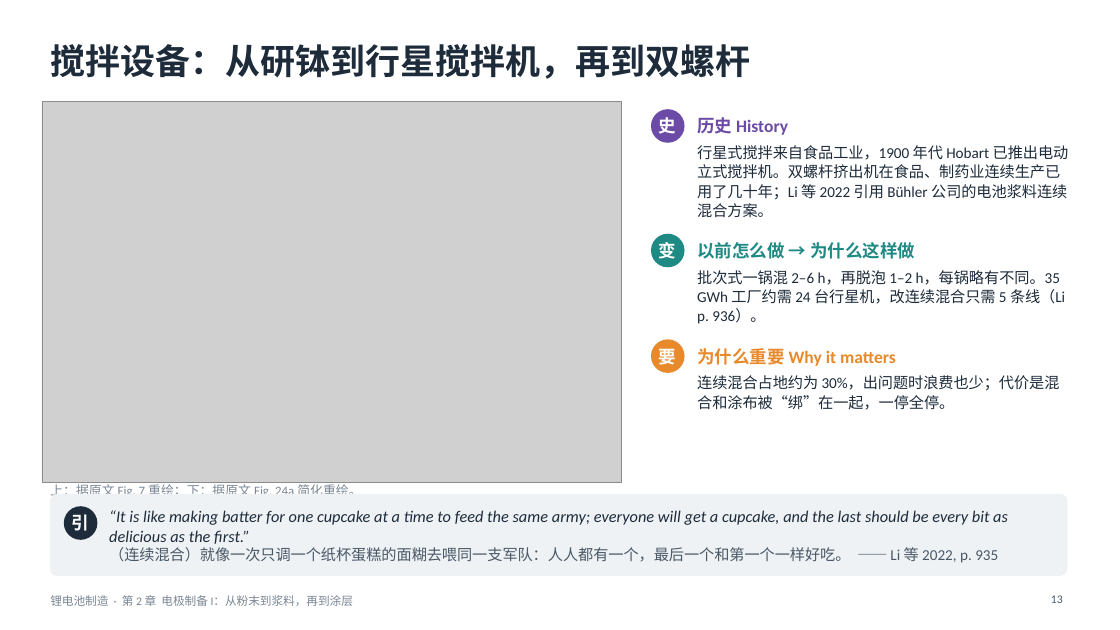
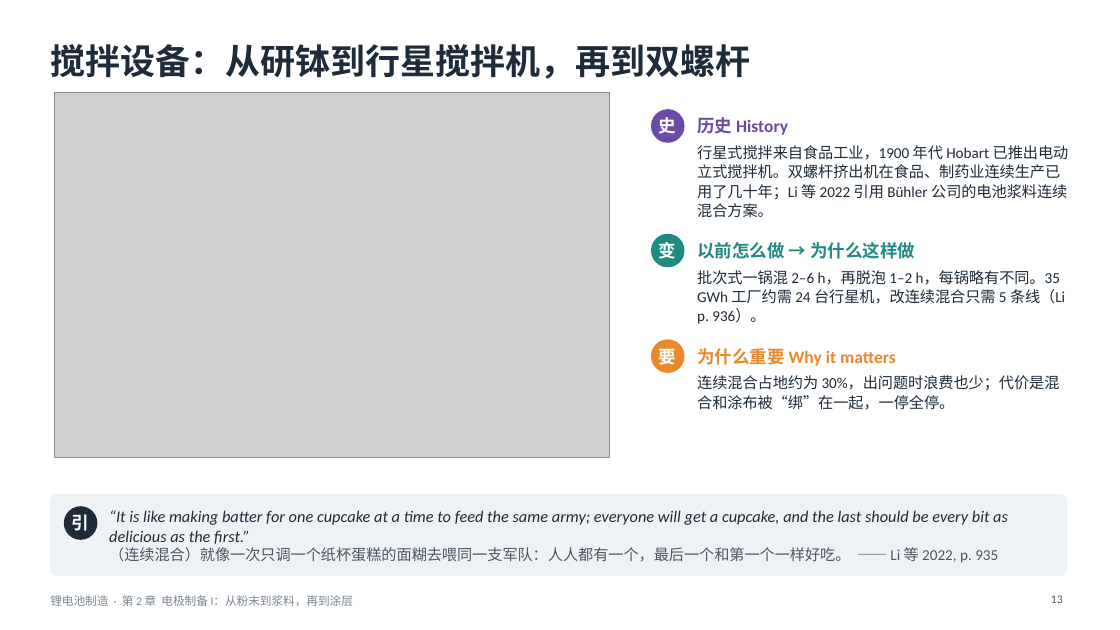
Before and after one commit to zhaoyuw44-lang/Trash, a slide deck: slide 13 of slides/decks/batmfg/batmfg_ch2.pptx. Drawn at 1120x630 pixels with LibreOffice and Linux fonts; fonts in the diff are those of the drawing; grey boxes stand for pictures. Boxes give left, top, right and bottom in pixels: in the first picture for what was removed or moved away, otherwise in the second. Text is boxed around its words. In the diff, an @@ line names an element or a change of style, - is before the commit and + after.

```diff
--- a/slides/decks/batmfg/batmfg_ch2.pptx
+++ b/slides/decks/batmfg/batmfg_ch2.pptx
@@ picture: place and size @@
-picture at [42, 101, 622, 482]
+picture at [55, 92, 610, 458]
@@ text removed at [50, 482, 361, 495] @@
-上：据原文 Fig. 7 重绘；下：据原文 Fig. 24a 简化重绘。
```
Also in this commit, not shown: 6 other slides changed, 9 other files.
